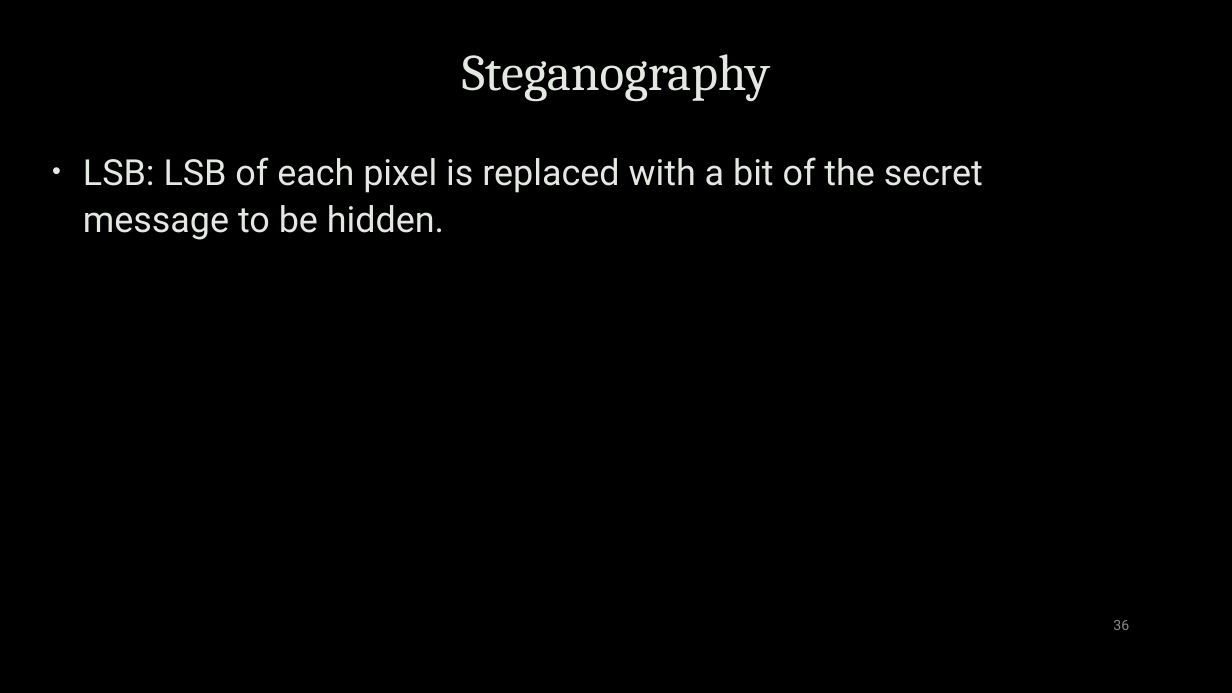
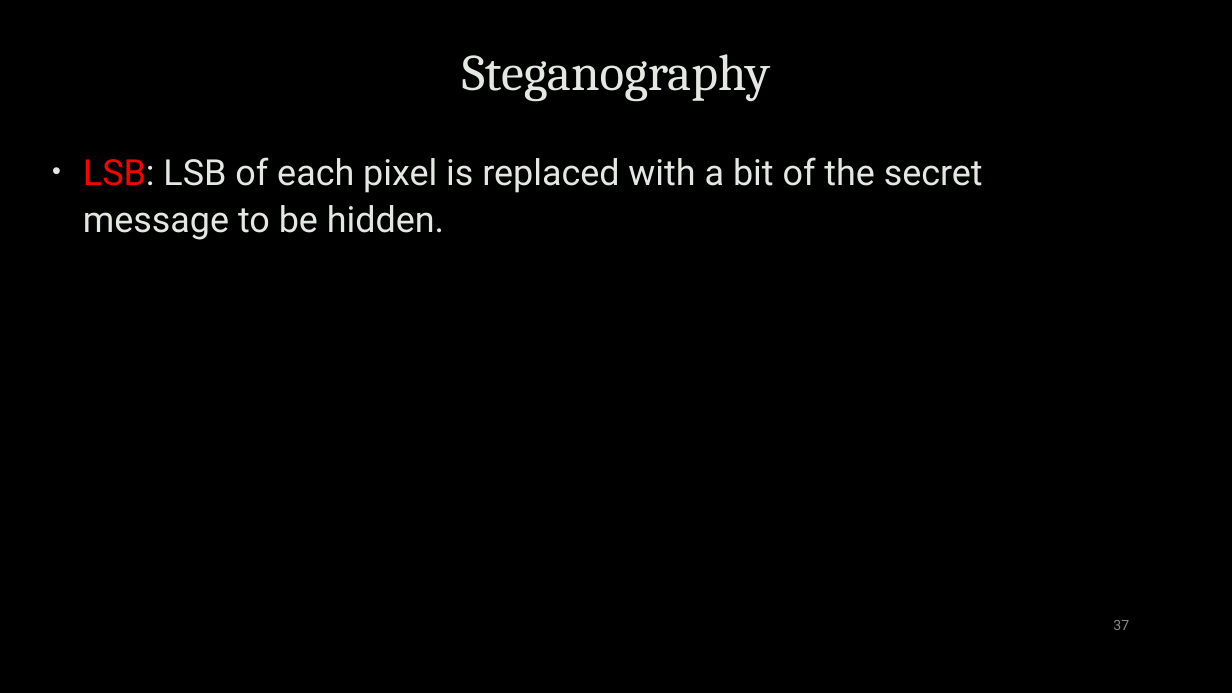
Before and after one commit to zhanyixinghua/cits1003, a slide deck: slide 37 of cits1003-lecture_slides/CITS1003-8 Forensics-exercises.pptx (slide 36 before the commit). Drawn at 1232x693 pixels with LibreOffice and Linux fonts; fonts in the diff are those of the drawing; background and template pictures are left out. Boxes give left, top, right and bottom in pixels: in the first picture for what was removed or moved away, otherwise in the second. Text is boxed around its words. In the diff, an @@ line names an element or a change of style, - is before the commit and + after.

```diff
--- a/cits1003-lecture_slides/CITS1003-8 Forensics-exercises.pptx
+++ b/cits1003-lecture_slides/CITS1003-8 Forensics-exercises.pptx
@@ text "LSB: LSB of each pixel ..." at <box>83,157,983,240</box>: text colour #E4E8E2 to #FF0000 in "LSB:" @@
@@ page number at <box>1113,620,1129,630</box>: text changed @@
-36
+37
```
Also in this commit, not shown: 16 other slides changed, 1 slide added.
